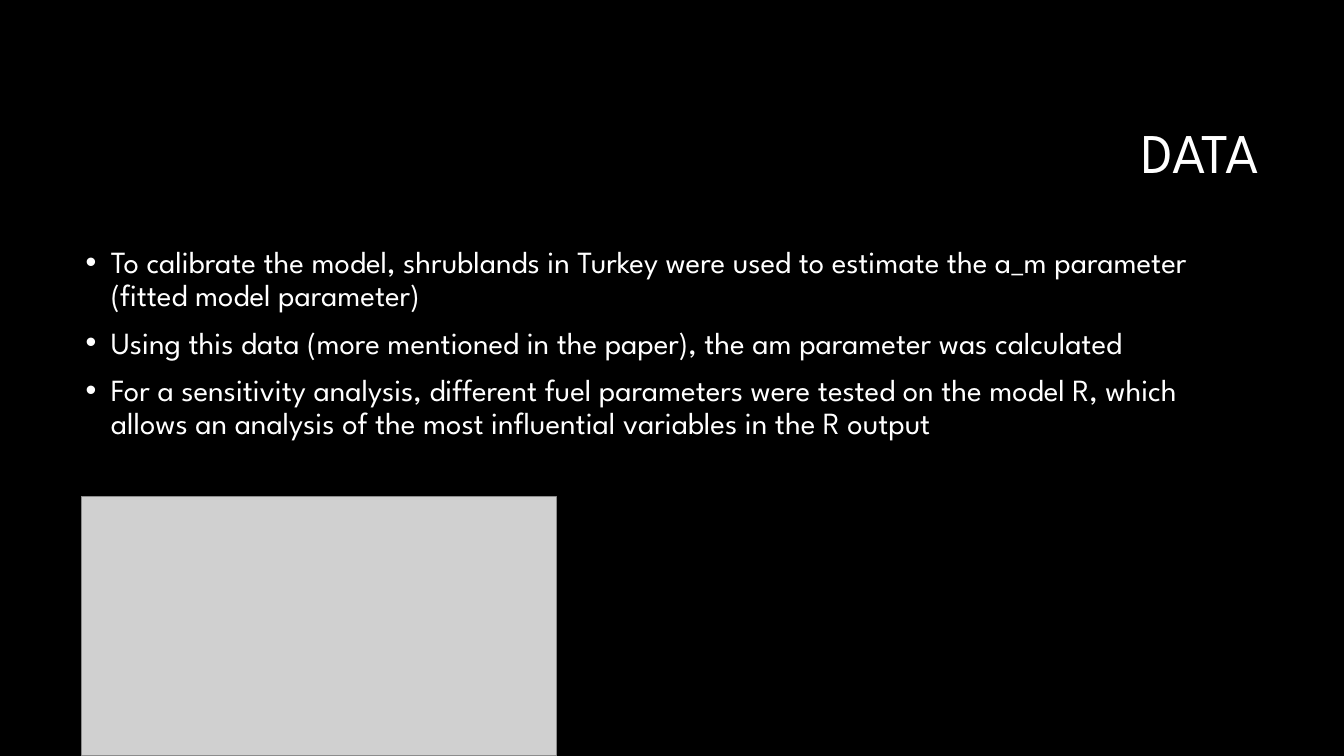
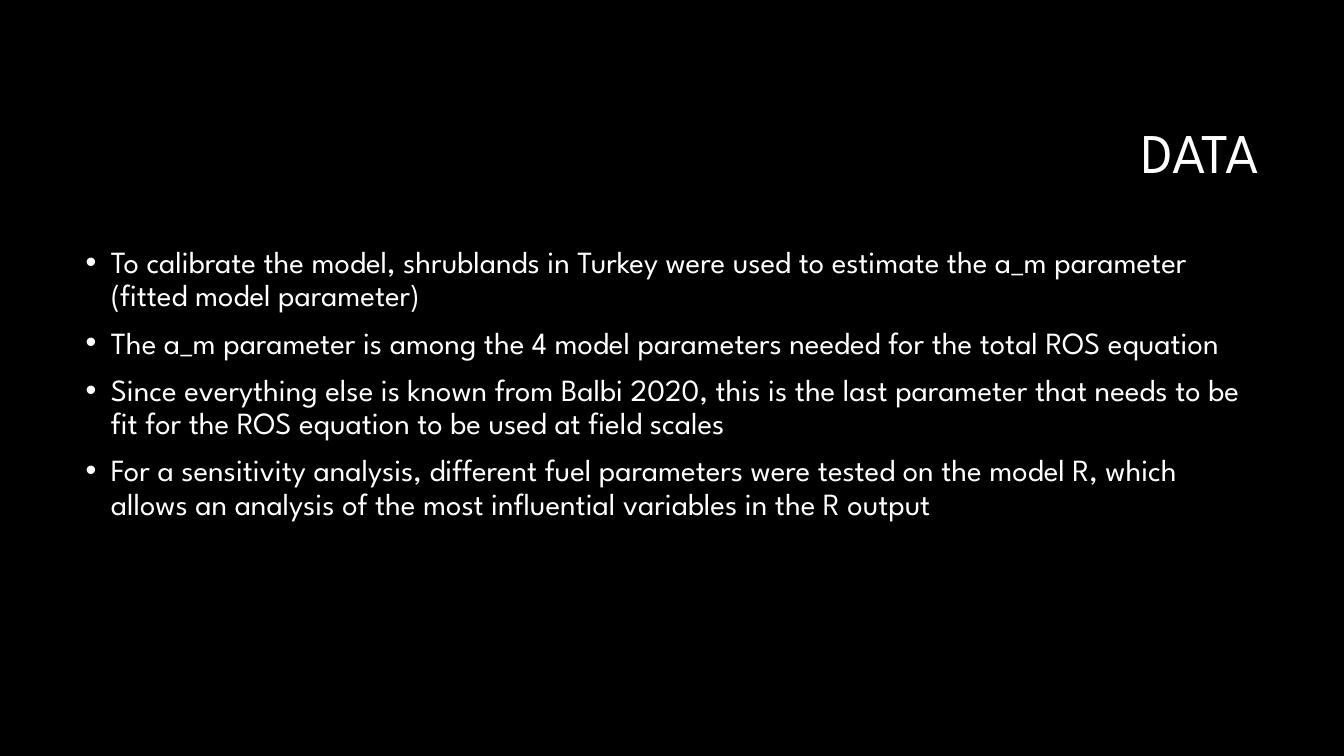
Before and after one commit to Jeremy-Benik/Meeting_Notes, a slide deck: slide 8 of Presentations/Balbi_2022_presentation.pptx (slide 10 before the commit). Drawn at 1344x756 pixels with LibreOffice and Linux fonts; fonts in the diff are those of the drawing; grey boxes stand for pictures; background and template pictures are left out. Boxes give left, top, right and bottom in pixels: in the first picture for what was removed or moved away, otherwise in the second. Text is boxed around its words. In the diff, an @@ line names an element or a change of style, - is before the commit and + after.

```diff
--- a/Presentations/Balbi_2022_presentation.pptx
+++ b/Presentations/Balbi_2022_presentation.pptx
@@ text at bbox=[111, 332, 1239, 441]: text changed @@
-• Using this data (more mentioned in the paper), the am parameter was calculated
+• The a_m parameter is among the 4 model parameters needed for the total ROS equation
+• Since everything else is known from Balbi 2020, this is the last parameter that needs to be fit for the ROS equation to be used at field scales
@@ picture removed at bbox=[82, 497, 557, 756] @@
```
Also in this commit, not shown: 5 other slides changed, 1 slide added, 2 slides removed, 1 other file.
